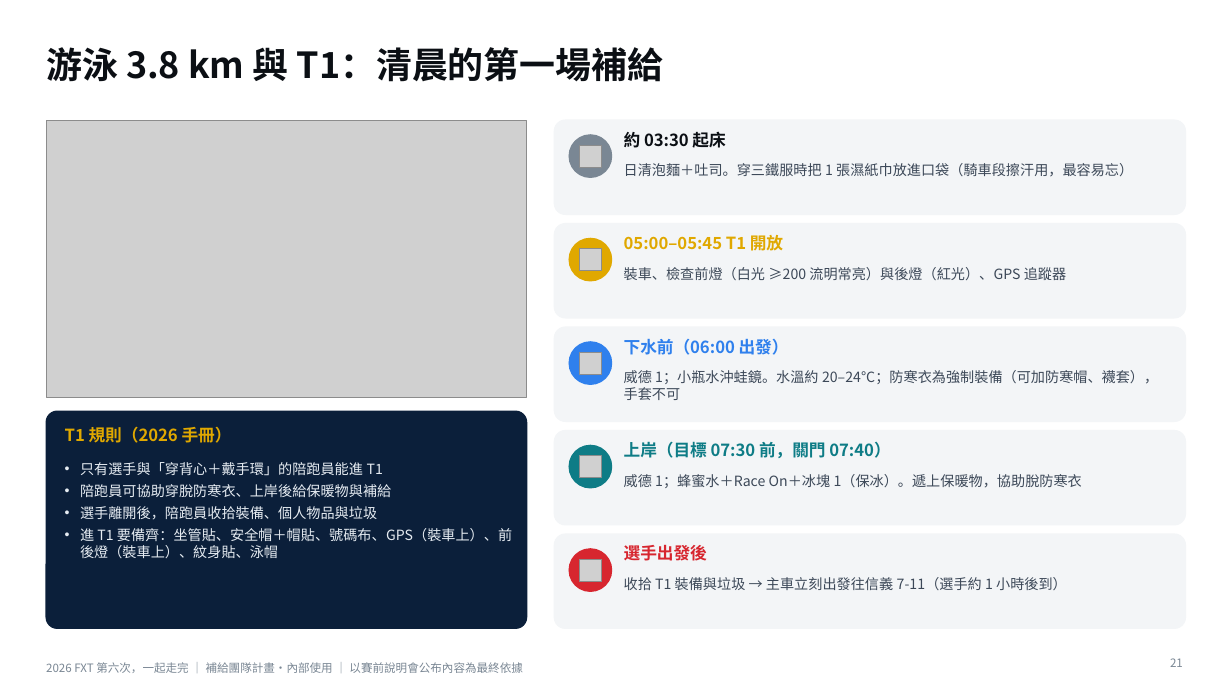
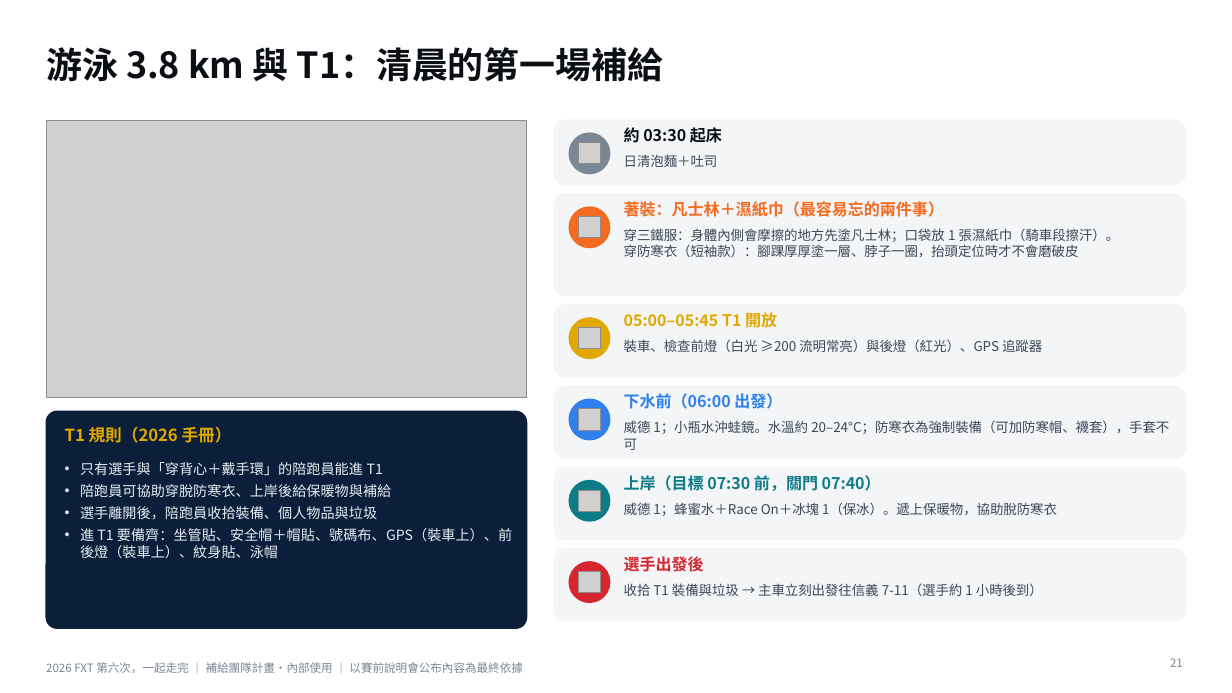
Before and after one commit to powermovebboy-sys/Race-site, a slide deck: slide 21 of deck/2026_FXT_第六次一起走完.pptx. Drawn at 1232x693 pixels with LibreOffice and Linux fonts; fonts in the diff are those of the drawing; grey boxes stand for pictures. Boxes give left, top, right and bottom in pixels: in the first picture for what was removed or moved away, otherwise in the second. Text is boxed around its words. In the diff, an @@ line names an element or a change of style, - is before the commit and + after.

```diff
--- a/deck/2026_FXT_第六次一起走完.pptx
+++ b/deck/2026_FXT_第六次一起走完.pptx
@@ rounded rectangle: place and size @@
-rounded rectangle at [555, 120, 1186, 214]
+rounded rectangle at [555, 120, 1186, 185]
@@ text at [624, 154, 718, 167]: text changed; size 11 to 10.5 pt @@
-日清泡麵＋吐司。穿三鐵服時把 1 張濕紙巾放進口袋（騎車段擦汗用，最容易忘）
+日清泡麵＋吐司
@@ rounded rectangle: place and size @@
-rounded rectangle at [555, 224, 1186, 318]
+rounded rectangle at [555, 194, 1186, 296]
@@ ellipse: place and size @@
-ellipse at [569, 238, 612, 281]
+ellipse at [569, 207, 610, 248]
@@ ellipse at [569, 207, 610, 248]: fill #E0A800 to #F26B1F; outline #E0A800 1 pt to #F26B1F 1 pt @@
@@ text added at [624, 201, 944, 217], 12.5 pt, text #F26B1F, bold @@
+著裝：凡士林＋濕紙巾（最容易忘的兩件事）
@@ picture added at [579, 217, 601, 238] @@
@@ text added at [624, 228, 1120, 257], 10.5 pt, text #3C4858 @@
+穿三鐵服：身體內側會摩擦的地方先塗凡士林；口袋放 1 張濕紙巾（騎車段擦汗）。
+穿防寒衣（短袖款）：腳踝厚厚塗一層、脖子一圈，抬頭定位時才不會磨破皮
@@ rounded rectangle: place and size @@
-rounded rectangle at [555, 327, 1186, 421]
+rounded rectangle at [555, 305, 1186, 377]
@@ ellipse: place and size @@
-ellipse at [569, 342, 612, 384]
+ellipse at [569, 318, 610, 359]
@@ ellipse at [569, 318, 610, 359]: fill #2F80ED to #E0A800; outline #2F80ED 1 pt to #E0A800 1 pt @@
@@ picture: place and size @@
-picture at [579, 249, 602, 271]
+picture at [579, 328, 601, 349]
@@ size 13 to 12.5 pt in 5 elements at [624, 127, 722, 143], [624, 556, 704, 572], [624, 475, 881, 491], [624, 393, 782, 409], [624, 310, 777, 331] @@
@@ text "05:00–05:45 T1 開放": place and size @@
-text "05:00–05:45 T1 開放" at [624, 232, 783, 254]
+text "05:00–05:45 T1 開放" at [624, 310, 777, 331]
@@ size 11 to 10.5 pt in 4 elements at [624, 583, 1043, 596], [624, 502, 1057, 516], [624, 420, 1169, 450], [624, 339, 1042, 352] @@
@@ text "裝車、檢查前燈（白光 ≥200 流明常亮）與後燈（紅光）、GPS 追蹤器": place and size @@
-text "裝車、檢查前燈（白光 ≥200 流明常亮）與後燈（紅光）、GPS 追蹤器" at [624, 267, 1066, 280]
+text "裝車、檢查前燈（白光 ≥200 流明常亮）與後燈（紅光）、GPS 追蹤器" at [624, 339, 1042, 352]
@@ rounded rectangle: place and size @@
-rounded rectangle at [555, 431, 1186, 525]
+rounded rectangle at [555, 386, 1186, 458]
@@ ellipse: place and size @@
-ellipse at [569, 445, 612, 488]
+ellipse at [569, 399, 610, 440]
@@ ellipse at [569, 399, 610, 440]: fill #0E7C86 to #2F80ED; outline #0E7C86 1 pt to #2F80ED 1 pt @@
@@ picture: place and size @@
-picture at [579, 352, 602, 374]
+picture at [579, 409, 601, 431]
@@ text "下水前（06:00 出發）": place and size @@
-text "下水前（06:00 出發）" at [624, 339, 789, 355]
+text "下水前（06:00 出發）" at [624, 393, 782, 409]
@@ text "威德 1；小瓶水沖蛙鏡。水溫約 20–24°C；防寒衣為強制裝備（可加防寒帽、襪套），手套不可": place and size @@
-text "威德 1；小瓶水沖蛙鏡。水溫約 20–24°C；防寒衣為強制裝備（可加防寒帽、襪套），手套不可" at [624, 370, 1158, 400]
+text "威德 1；小瓶水沖蛙鏡。水溫約 20–24°C；防寒衣為強制裝備（可加防寒帽、襪套），手套不可" at [624, 420, 1169, 450]
@@ proportions changed in 5 elements at [555, 120, 1186, 185], [555, 194, 1186, 296], [555, 305, 1186, 377], [555, 386, 1186, 458], [555, 468, 1186, 540] @@
@@ rounded rectangle: place and size @@
-rounded rectangle at [555, 534, 1186, 628]
+rounded rectangle at [555, 468, 1186, 540]
@@ text "上岸（目標 07:30 前，關門 07:40）": place and size @@
-text "上岸（目標 07:30 前，關門 07:40）" at [624, 441, 890, 458]
+text "上岸（目標 07:30 前，關門 07:40）" at [624, 475, 881, 491]
@@ ellipse: place and size @@
-ellipse at [569, 549, 612, 592]
+ellipse at [569, 481, 610, 521]
@@ ellipse at [569, 481, 610, 521]: fill #D7262F to #0E7C86; outline #D7262F 1 pt to #0E7C86 1 pt @@
@@ picture: place and size @@
-picture at [579, 456, 602, 478]
+picture at [579, 491, 601, 512]
@@ text "威德 1；蜂蜜水＋Race On＋冰塊 1（保冰）。遞上保暖物，協助脫防寒衣": place and size @@
-text "威德 1；蜂蜜水＋Race On＋冰塊 1（保冰）。遞上保暖物，協助脫防寒衣" at [624, 474, 1082, 488]
+text "威德 1；蜂蜜水＋Race On＋冰塊 1（保冰）。遞上保暖物，協助脫防寒衣" at [624, 502, 1057, 516]
@@ rounded rectangle added at [555, 549, 1186, 621], fill #F3F5F7, outline #F3F5F7 1 pt @@
@@ ellipse added at [569, 562, 610, 603], fill #D7262F, outline #D7262F 1 pt @@
@@ text "選手出發後": place and size @@
-text "選手出發後" at [624, 545, 707, 561]
+text "選手出發後" at [624, 556, 704, 572]
@@ picture: place and size @@
-picture at [579, 559, 602, 581]
+picture at [579, 572, 601, 593]
```
Also in this commit, not shown: 2 other slides changed, 2 other files.
